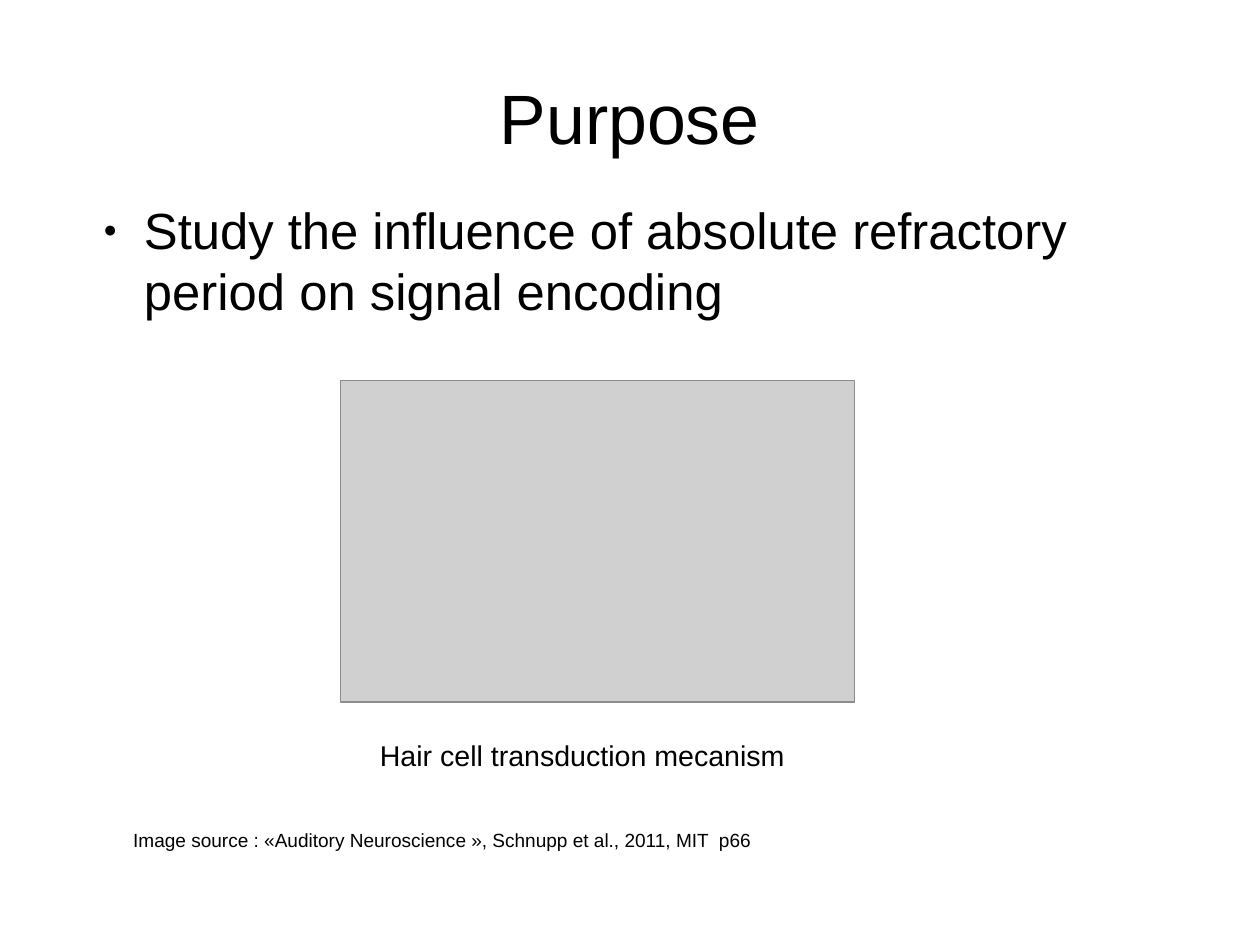
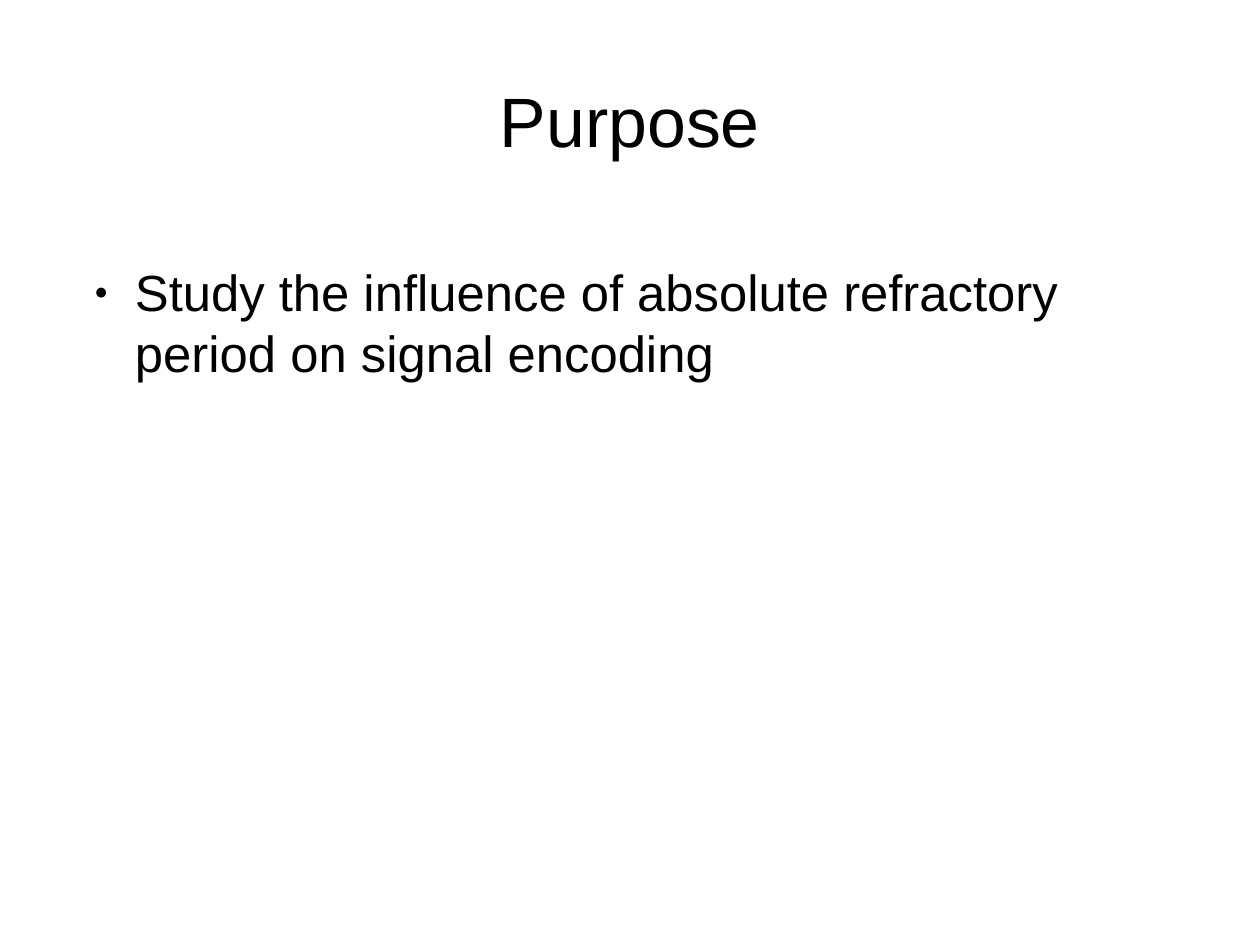
Before and after one commit to MaelleC/auditory-things, a slide deck: slide 6 of presentation/pres1.odp (slide 5 before the commit). Drawn at 1260x945 pixels with LibreOffice and Linux fonts; fonts in the diff are those of the drawing; grey boxes stand for pictures. Boxes give left, top, right and bottom in pixels: in the first picture for what was removed or moved away, otherwise in the second. Text is boxed around its words. In the diff, an @@ line names an element or a change of style, - is before the commit and + after.

```diff
--- a/presentation/pres1.odp
+++ b/presentation/pres1.odp
@@ text "Study the influence of absolute ...": place and size @@
-text "Study the influence of absolute ..." at [144,212,1066,321]
+text "Study the influence of absolute ..." at [135,274,1057,383]
@@ picture removed at [341,381,855,702] @@
@@ text removed at [380,745,784,767] @@
-Hair cell transduction mecanism
@@ text removed at [133,833,751,851] @@
-Image source : «Auditory Neuroscience », Schnupp et al., 2011, MIT p66
```
Also in this commit, not shown: 2 other slides changed, 1 slide added, 1 slide removed.
